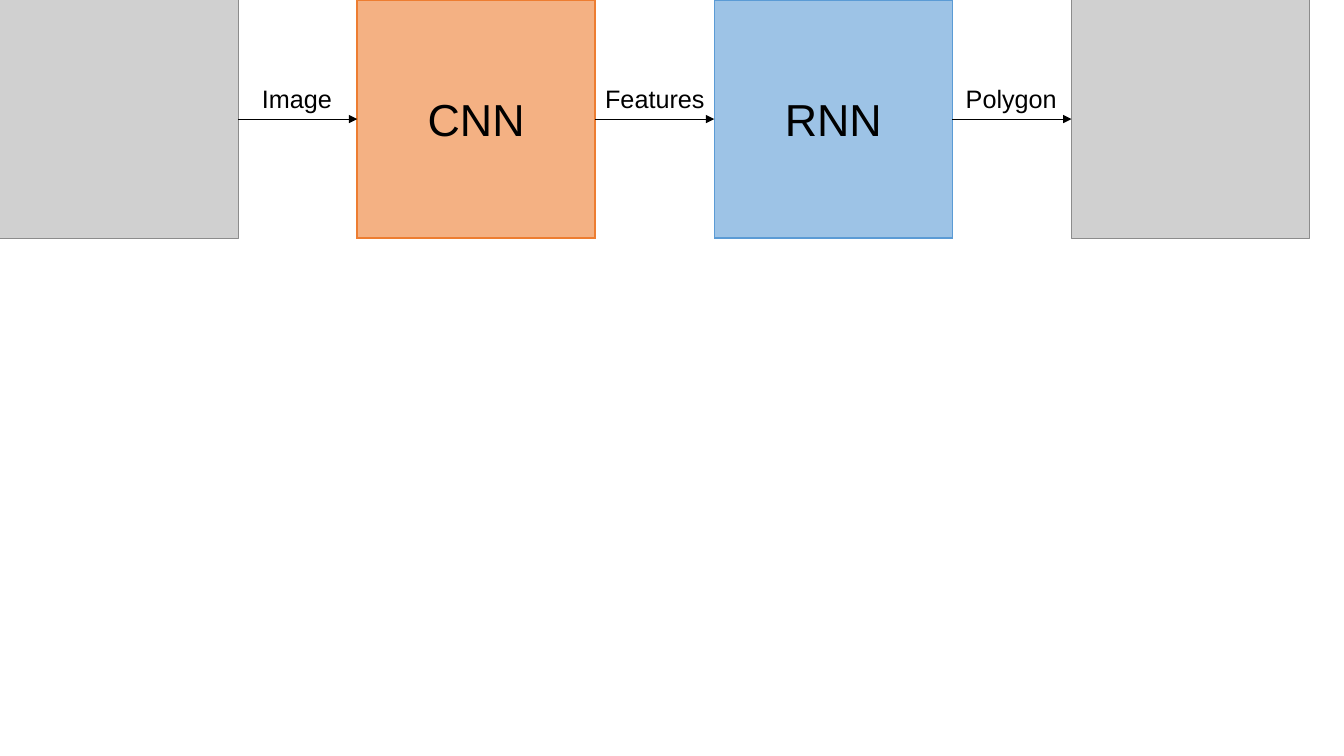
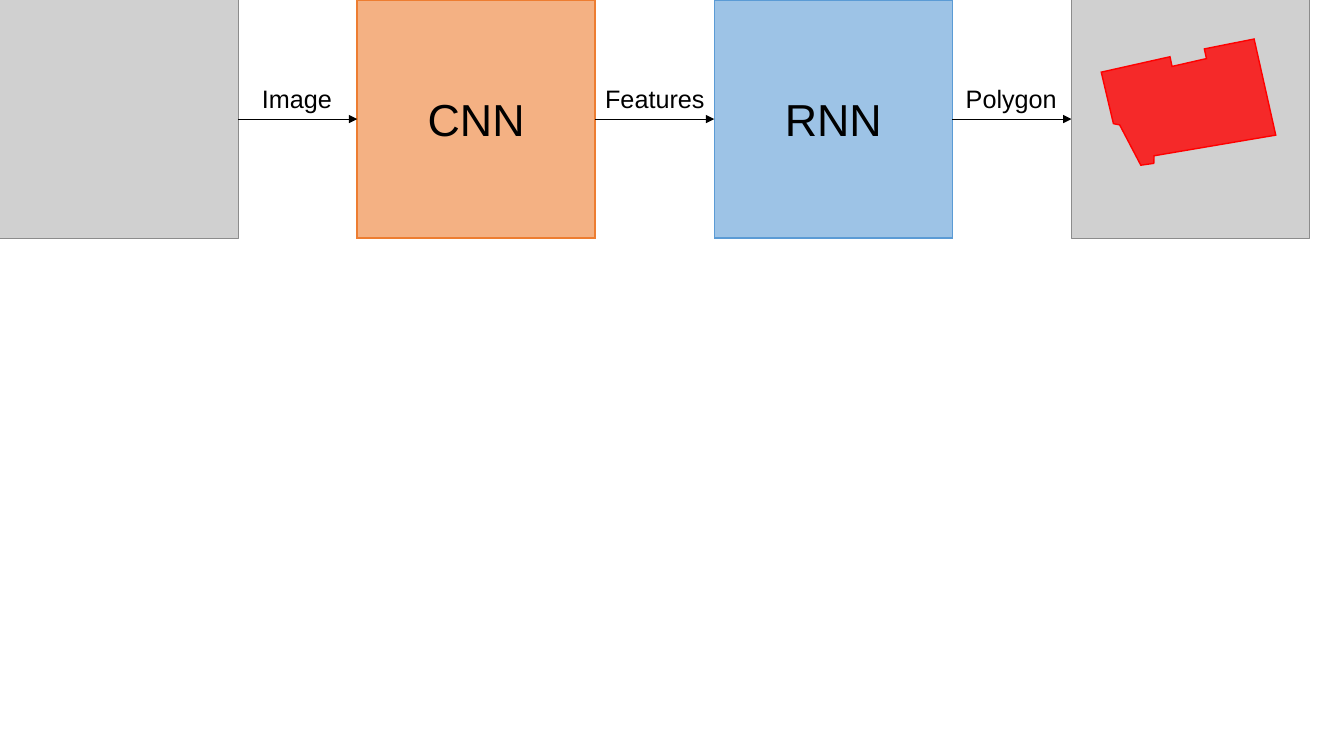
Before and after one commit to lizuoyue/ETH-Thesis, a slide deck: slide 1 of ThesisLaTeX/fig.pptx. Drawn at 1344x756 pixels with LibreOffice and Linux fonts; fonts in the diff are those of the drawing; grey boxes stand for pictures. Boxes give left, top, right and bottom in pixels: in the first picture for what was removed or moved away, otherwise in the second. Text is boxed around its words. In the diff, an @@ line names an element or a change of style, - is before the commit and + after.

```diff
--- a/ThesisLaTeX/fig.pptx
+++ b/ThesisLaTeX/fig.pptx
@@ background #FFFFFF to #FFFFFF at 74% opacity @@
@@ freeform shape added at (1102,39,1276,165), fill #FF0000 at 80% opacity, outline #FF0000 1 pt @@
```
Also in this commit, not shown: 1 other slide changed, 2 slides added, 23 other files.
